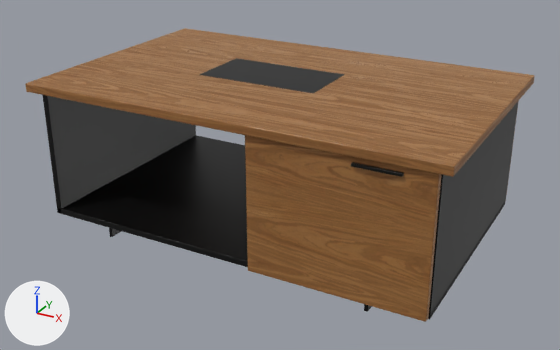
One commit to the glTF model models/coffee-ontario.glb: the scene before it, then after it.
The view is the same before and after, from a camera (50 mm lens) standing at (0.992, -1.828, 1.071) and looking at (0.002, -0.027, 0.17). Lighting does not change. The marker at lower left points along +X, +Y and +Z. The first picture is the older version. Where no turn or scale is listed for an object, it has been applied to the vertices. Vertices at exactly the same position are counted once.
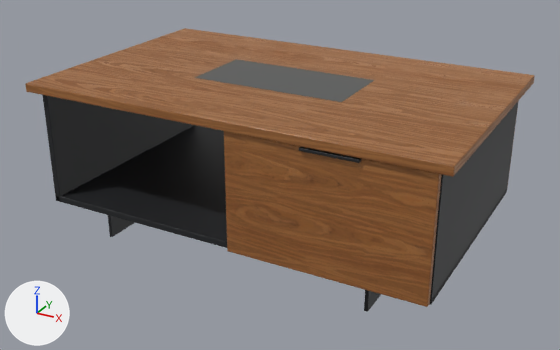
Where the newer file only moved an object's origin or applied its transform, the numbers keep the older frame.

Where the change shows, as pixel boxes (x1, y1, x2, y2) in the pictures (560 x 350 px; the box of a moved part takes in the faces that stretch with it):
'Mesh_0', reshaped, surface changed: before (25, 28, 535, 322); after (25, 28, 535, 307)
'Mesh_1', reshaped, moved, rescaled, recoloured (black to dark grey, 62% narrower, 83% shorter): before (43, 58, 518, 319); after (195, 59, 374, 102)
'Mesh_2', reshaped, moved, rescaled (not visible before): after (43, 95, 518, 312)
part 1 of me_mesh_0, moved or reshaped: before (245, 135, 441, 322); after (224, 131, 441, 307)
part 2 of me_mesh_0, surface changed: before (46, 35, 524, 322); after (46, 35, 524, 307)
part 3 of me_mesh_1, moved or reshaped: before (200, 58, 345, 93); after (195, 59, 374, 102)
part 4 of me_mesh_1, deleted (black): before (43, 95, 518, 319)

The edits, one by one:
Material 'black lacquer' (mat_black_lacquer) is new.
Its base color is (0.0185, 0.0203, 0.0232) (black #25272a).
Its metallic is 0.2.
Its roughness is 0.55.
Material 'slate lacquer' (mat_slate_lacquer) is new.
Its base color is (0.102, 0.105, 0.102) (dark grey #5a5b5a).
Its roughness is 0.6.
me_mesh_0 is used by ob_mesh_0; location (0.0, 0.0, 0.252).
me_mesh_0 had 800 vertices, 1612 faces and spanned x -0.6..0.6, y -0.375..0.375, z -0.199..0.199.
me_mesh_0 now has 800 vertices, 1612 faces and spans x -0.6..0.6, y -0.375..0.375, z -0.159..0.199.
me_mesh_0 part 1: the loose piece of 152 vertices spanning x 0.093..0.567, y -0.365..-0.347, z -0.199..0.171 is scaled about its middle by (1.13, 1, 0.891), then moved by (-0.03, 0.0, 0.02).
me_mesh_0 part 2: texture (UV) coordinates of 1612 of 1612 faces, centred in x -0.6..0.6, y -0.375..0.375, z -0.199..0.199, changed; they spanned u 1.53..8.69, v -2.99..0.99 and now span u 1.86..7.57, v -5.33..-3.79.
Other edits to the shape of me_mesh_0 do not show in these pictures.
me_mesh_1 is used by ob_mesh_1; location (0.0, 0.0, 0.225); scale (0.57, 0.57, 0.57).
me_mesh_1 had 1292 vertices, 2588 faces and spanned x -1.0..1.0, y -0.66..0.66, z -0.4..0.4.
me_mesh_1 no longer uses material mat_black_steel (black #121212).
me_mesh_1 now has 152 vertices, 300 faces and spans x -1.0..1.0, y -0.49..0.49, z -0.01..0.01.
me_mesh_1 part 3: the loose piece of 152 vertices spanning x -0.4..0.23, y -0.14..0.21, z 0.39..0.4 is scaled about its middle by (3.17, 2.79, 2.53), then moved by (0.09, -0.04, -0.39), in mat_slate_lacquer (dark grey #5a5b5a).
me_mesh_1 part 4: 6 loose pieces with 1140 vertices, spanning x -1.0..1.0, y -0.66..0.66, z -0.4..0.35, are deleted.
me_mesh_1 gains material mat_slate_lacquer (dark grey #5a5b5a).
me_mesh_2 is used by ob_mesh_2; location (0.33, 0.0, 0.246); scale (0.231, 0.231, 0.231).
me_mesh_2 had 152 vertices, 300 faces and spanned x -1.0..1.0, y -0.03..0.03, z -0.77..0.77.
me_mesh_2 no longer uses material mat_dark_gap (black #0b0b0b).
me_mesh_2 now has 1140 vertices, 2288 faces and spans x -1.0..1.0, y -0.66..0.66, z -0.37..0.37.
me_mesh_2 part 5: 152 vertices removed from x -1.0..1.0, y -0.03..0.03, z -0.77..0.77; 1140 vertices added at x -1.0..1.0, y -0.66..0.66, z -0.37..0.37.
me_mesh_2 gains material mat_black_lacquer (black #25272a).
Object 'Mesh_1' (ob_mesh_1) moves from (0.0, 0.0, 0.225) to (0.0, 0.0, 0.449).
Object 'Mesh_1' (ob_mesh_1) is rescaled from (0.57, 0.57, 0.57) to (0.225, 0.225, 0.225).
Object 'Mesh_2' (ob_mesh_2) moves from (0.33, 0.0, 0.246) to (0.0, 0.0, 0.212).
Object 'Mesh_2' (ob_mesh_2) is rescaled from (0.231, 0.231, 0.231) to (0.57, 0.57, 0.57).
